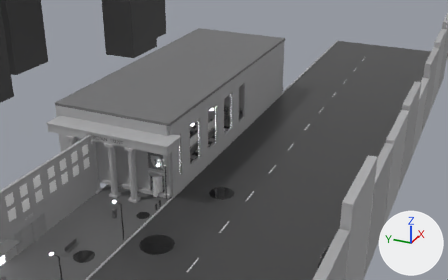
An edit to the FBX model Assets/Art/Bank/BankSet.fbx, drawn before and after from the same camera.
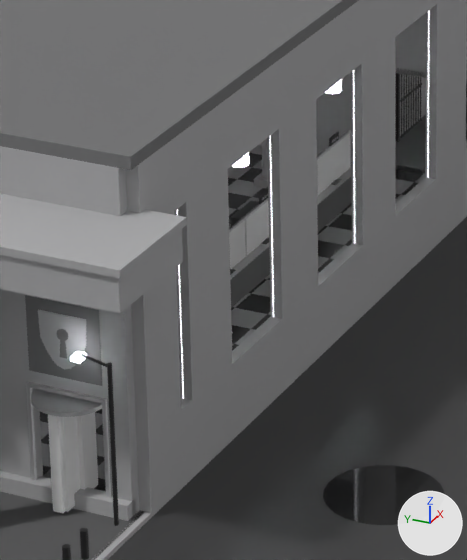
Each version is shown from a 50 mm lens placed at (-66.8, -40.2, 43.7), pointed at (21.5, -0.5, -0.5), then close up on the part from 32% to 53% of the width and 33% to 74% of the height. Arrows for +X, +Y and +Z are at lower right; the lights stay in place. The first two pictures are the older version. Vertices at exactly the same position are counted once.

Script lines for the objects in view, before the commit:
```python
ob_bankfront = bpy.data.objects.new('BankFront', me_bankfront)
ob_bankfront.location = (0.0, 0.0, 0.0)
ob_bankshell = bpy.data.objects.new('BankShell', me_bankshell)
ob_bankshell.location = (0.0, 0.0, 0.0)
ob_bankstreet = bpy.data.objects.new('BankStreet', me_bankstreet)
ob_bankstreet.location = (0.0, 0.0, 0.0)
```
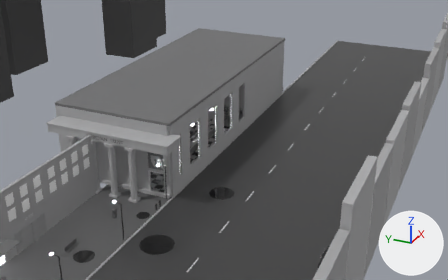
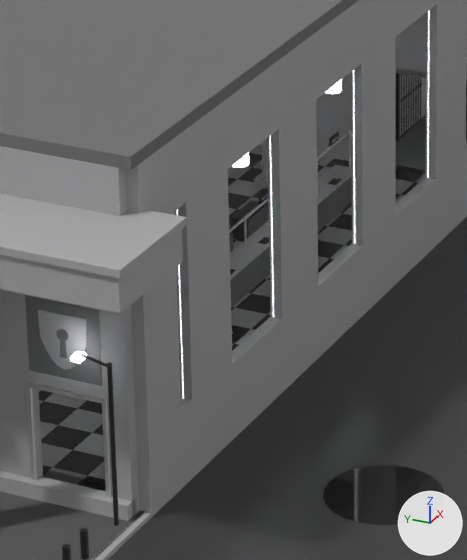
What changed in the scene script:
```text
Change me_bankshell:
    used by ob_bankshell; location = (0.0, 0.0, 0.0)
    remove me_bankshell.from_pydata(...)  # 19842 vertices, 17829 faces; spans x -3.7..46.4, y -3.7..17.2, z -0.1..11.4
    add me_bankshell.from_pydata(...)  # 19746 vertices, 17771 faces; spans x -3.7..46.4, y -3.7..17.2, z -0.1..11.4
    me_bankshell part 1: the loose piece of 64 vertices spanning x -1.4..0.9, y -1.1..1.1, z 3.3..3.5 is deleted
    me_bankshell part 2: the loose piece of 8 vertices spanning x -1.1..0.7, y -0.3..0.3, z 0.1..3.3 is deleted
    me_bankshell part 3: the loose piece of 8 vertices spanning x -0.4..0.0, y -0.4..0.4, z 0.1..3.3 is deleted
    me_bankshell part 4: the loose piece of 8 vertices spanning x -1.2..0.8, y -0.2..0.2, z 0.1..3.3 is deleted
    me_bankshell part 5
    8 vertices are removed from x 12.0..23.0, y 1.9..2.0, z 1.2..2.5
    22 faces are deleted
    4 vertices move within x 23.0, y 1.9..2.0, z 1.2..2.5
    16 new faces join them, mat_brass (light grey #c4c4c5)
    remove me_bankshell.materials.append(mat_nightglass)  # white #e7e7e7
```

Boxes (x1, y1, x2, y2) around the edits, measured in the close-ups (467 x 560 px; the box of a moved part takes in the faces that stretch with it):
part 1 of me_bankshell, deleted
    before: (31, 389, 102, 417)
part 2 of me_bankshell, deleted
    before: (61, 412, 98, 512)
part 3 of me_bankshell, deleted
    before: (77, 415, 90, 490)
part 4 of me_bankshell, deleted
    before: (48, 415, 65, 513)
part 5 of me_bankshell, moved or reshaped
    before: (229, 130, 351, 269)
    after: (229, 130, 351, 233)
